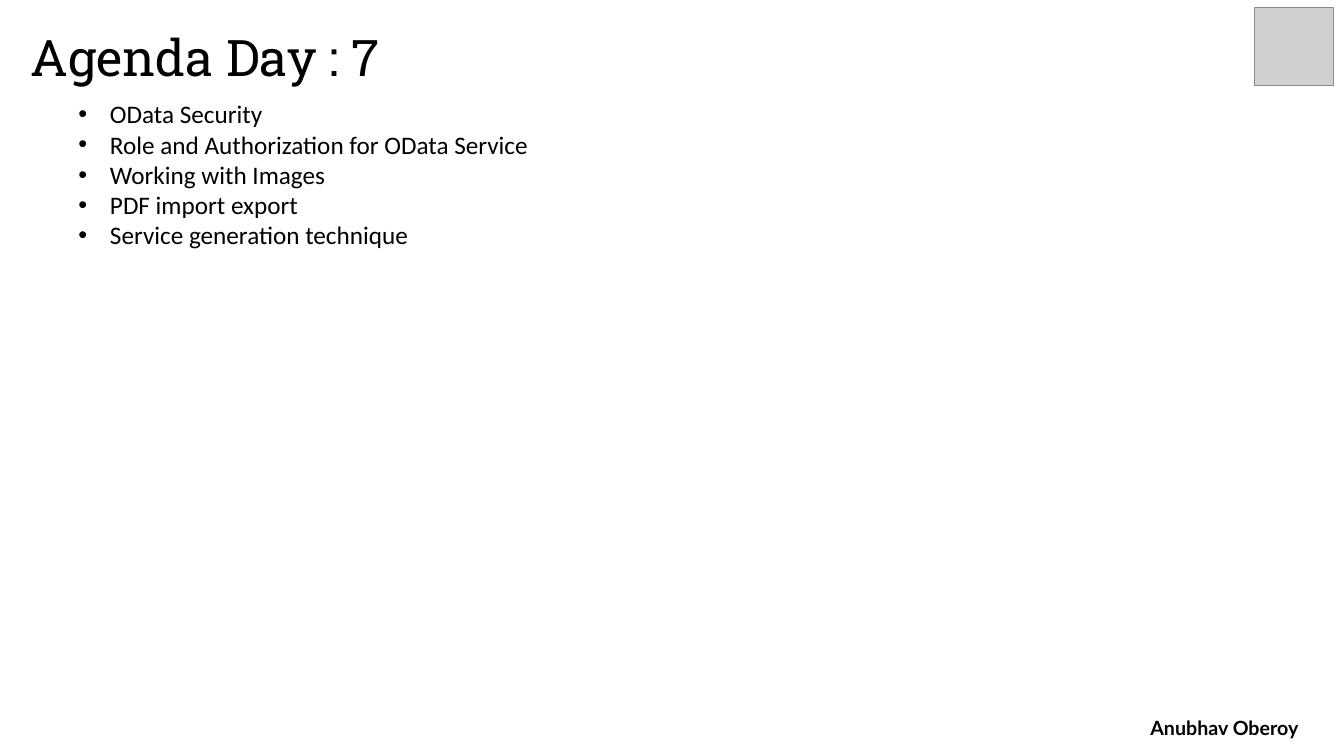
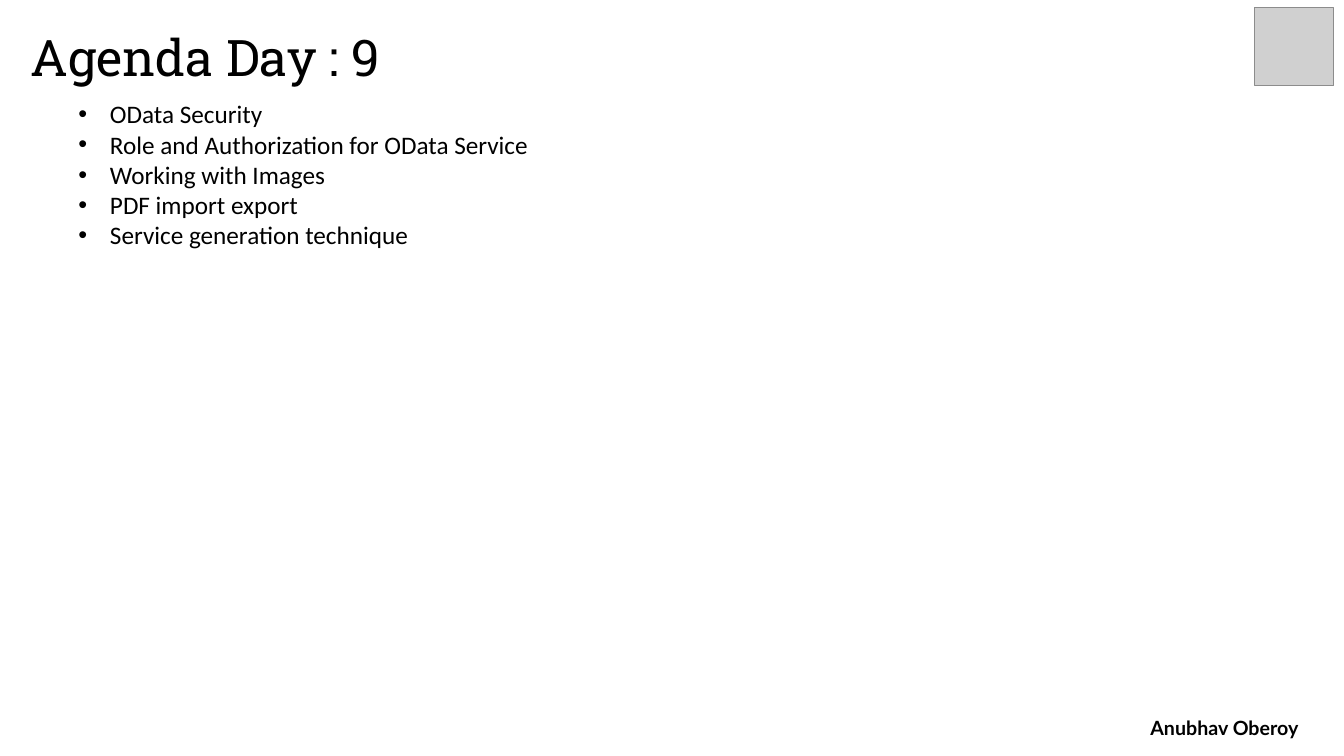
Before and after one commit to soyuztechnologies/CapgeminiODataTraining, a slide deck: slide 10 of OData Agenda.pptx (slide 8 before the commit). Drawn at 1344x756 pixels with LibreOffice and Linux fonts; fonts in the diff are those of the drawing; grey boxes stand for pictures. Boxes give left, top, right and bottom in pixels: in the first picture for what was removed or moved away, otherwise in the second. Text is boxed around its words. In the diff, an @@ line names an element or a change of style, - is before the commit and + after.

```diff
--- a/OData Agenda.pptx
+++ b/OData Agenda.pptx
@@ text at (31,37,380,87): text changed @@
-Agenda Day : 7
+Agenda Day : 9
```
Also in this commit, not shown: 2 other slides changed, 7 other files.
